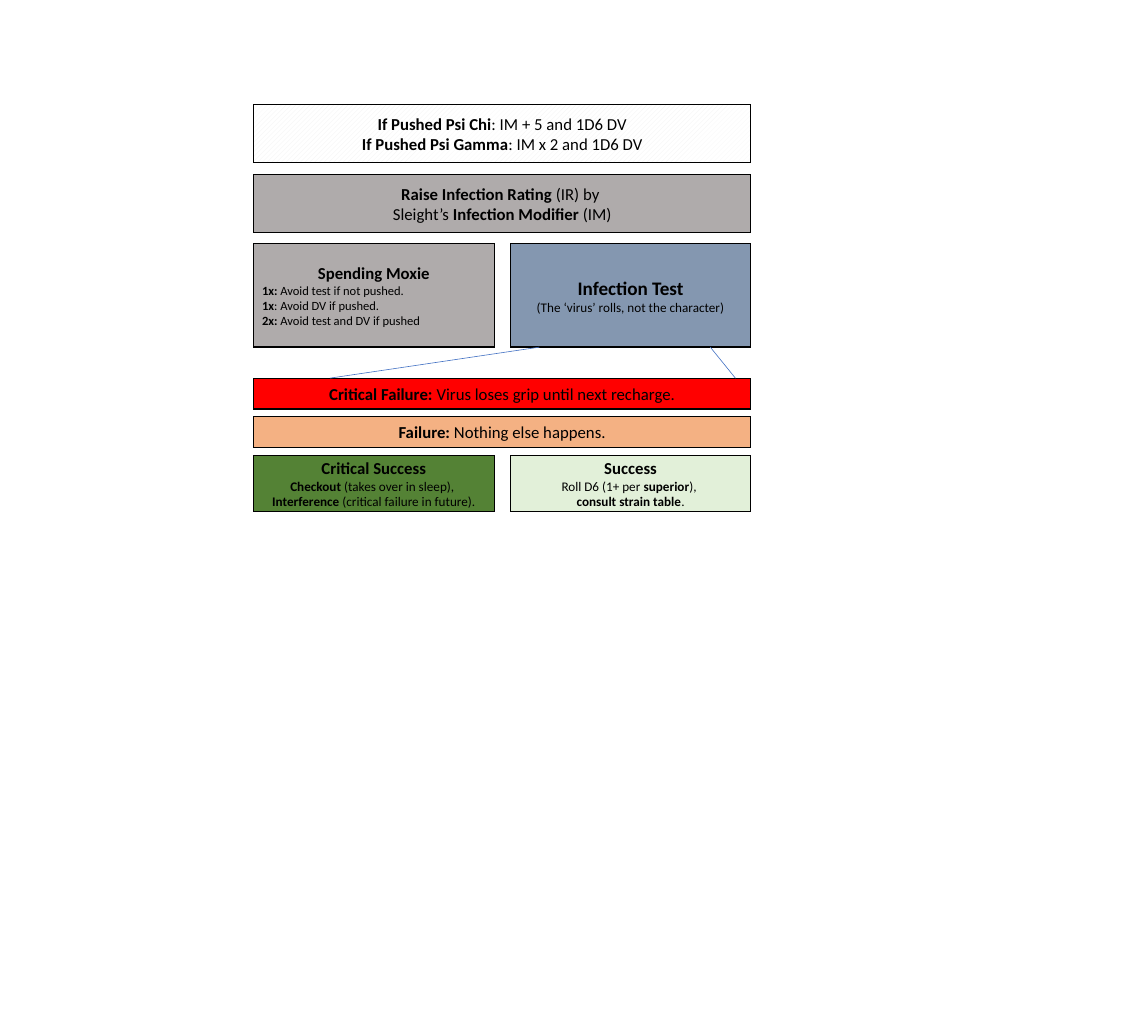
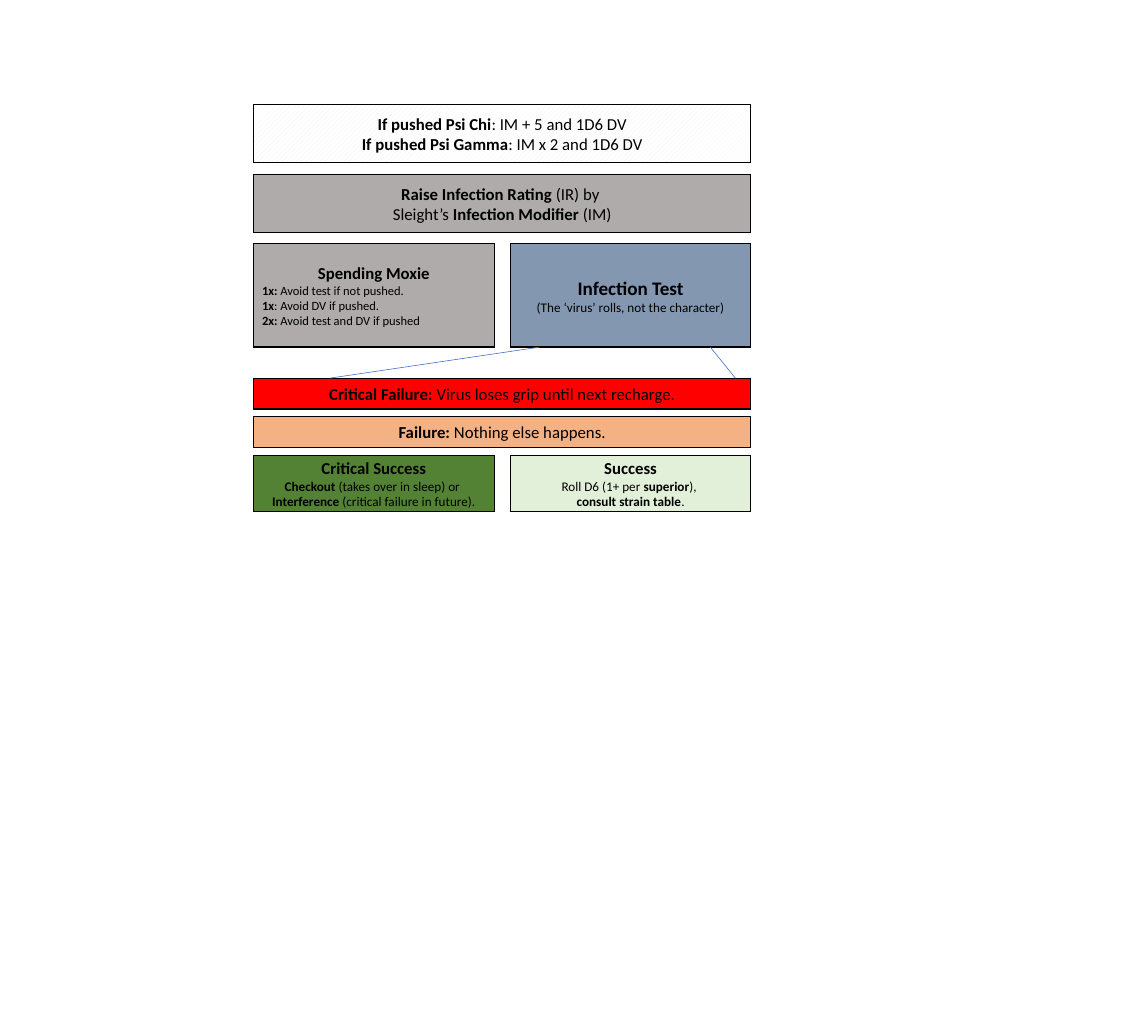
Before and after one commit to ralfbiedert/eclipse-phase-2-tools, a slide deck: slide 9 of cheat-sheet-system/supplement/figure-layout.pptx. Drawn at 1148x1017 pixels with LibreOffice and Linux fonts; fonts in the diff are those of the drawing. Boxes give left, top, right and bottom in pixels: in the first picture for what was removed or moved away, otherwise in the second. Text is boxed around its words. In the diff, an @@ line names an element or a change of style, - is before the commit and + after.

```diff
--- a/cheat-sheet-system/supplement/figure-layout.pptx
+++ b/cheat-sheet-system/supplement/figure-layout.pptx
@@ text in rectangle at box(362, 118, 643, 153): text changed @@
-If Pushed Psi Chi: IM + 5 and 1D6 DV
-If Pushed Psi Gamma: IM x 2 and 1D6 DV
+If pushed Psi Chi: IM + 5 and 1D6 DV
+If pushed Psi Gamma: IM x 2 and 1D6 DV
@@ text in rectangle at box(285, 481, 460, 493): text changed @@
-Checkout (takes over in sleep),
+Checkout (takes over in sleep) or
```
Also in this commit, not shown: 2 other slides changed, 4 other files.
